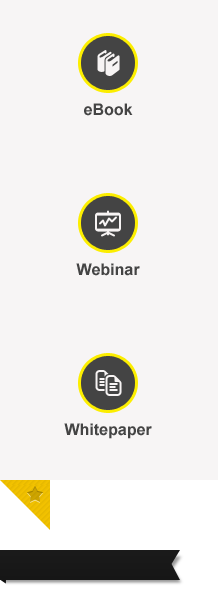
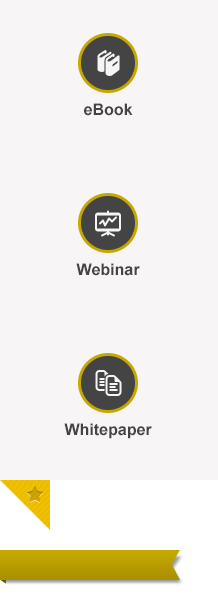
Two versions of the same layered image (218x600). Layer-by-layer changes:
painted on "ribbon" (2nd of 3, in "faixa" › "ribbon"), masked it over <box>0,550,180,580</box>
painted on "ribbon" (3rd of 3, in "faixa" › "ribbon"), masked it over <box>0,579,6,584</box>
painted on "icone" (1st of 3, in "whitepaper"), masked it over <box>95,370,122,396</box>
painted on "elipse" (1st of 3, in "whitepaper"), masked it over <box>78,353,138,413</box>
masked "thumb" (1st of 3, in "whitepaper") over <box>64,353,152,439</box>
painted on "icone" (2nd of 3, in "webinar"), masked it over <box>95,210,121,237</box>
painted on "elipse" (2nd of 3, in "webinar"), masked it over <box>78,193,138,253</box>
masked "thumb" (2nd of 3, in "webinar") over <box>76,193,140,276</box>
painted on "icone" (3rd of 3, in "ebook"), masked it over <box>98,50,120,76</box>
painted on "elipse" (3rd of 3, in "ebook"), masked it over <box>78,33,138,93</box>
masked "thumb" (3rd of 3, in "ebook") over <box>78,33,138,116</box>
